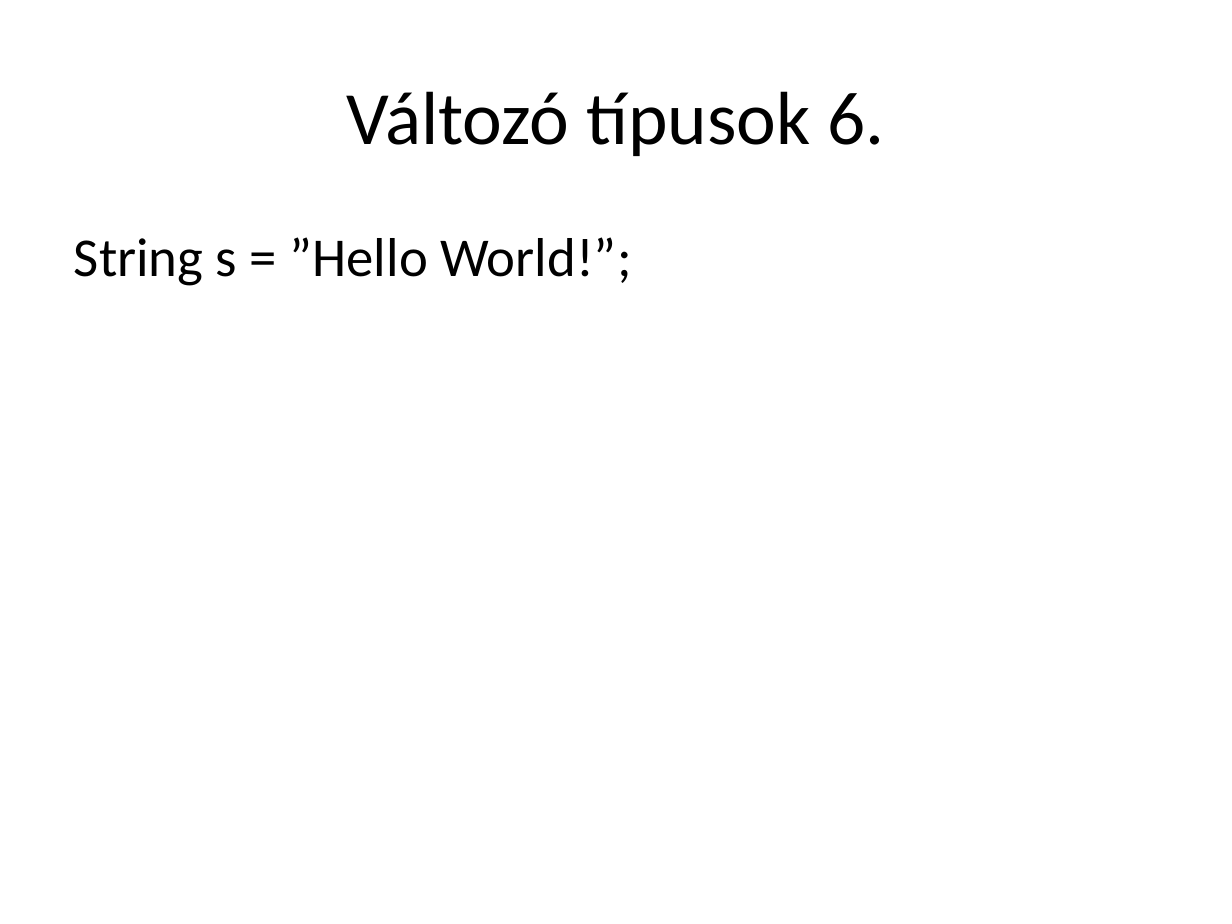
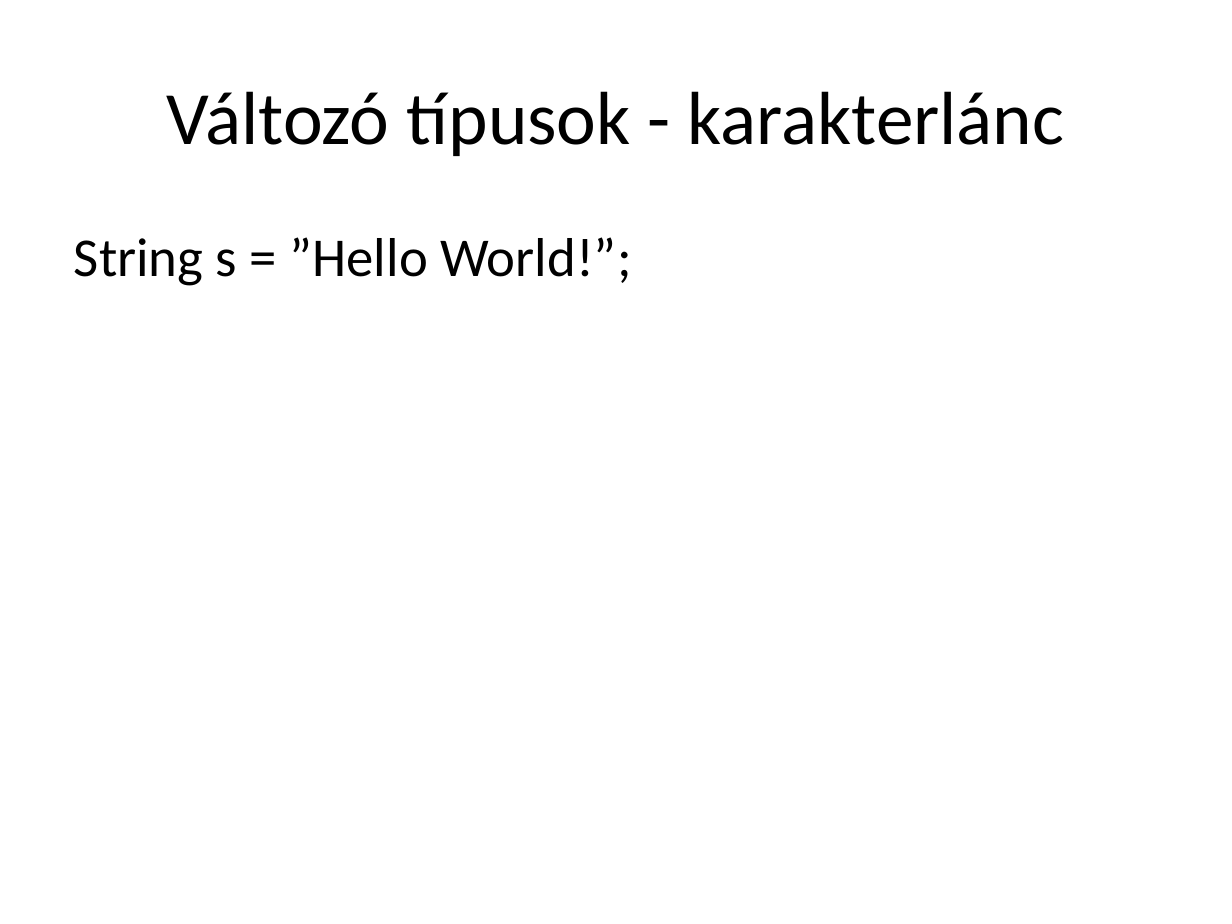
Before and after one commit to lajthabalazs/arduino, a slide deck: slide 27 of class/Arduino-cpp.pptx (slide 10 before the commit). Drawn at 1232x924 pixels with LibreOffice and Linux fonts; fonts in the diff are those of the drawing. Boxes give left, top, right and bottom in pixels: in the first picture for what was removed or moved away, otherwise in the second. Text is boxed around its words. In the diff, an @@ line names an element or a change of style, - is before the commit and + after.

```diff
--- a/class/Arduino-cpp.pptx
+++ b/class/Arduino-cpp.pptx
@@ title at (167,91,1064,156): text changed @@
-Változó típusok 6.
+Változó típusok - karakterlánc
```
Also in this commit, not shown: 11 other slides changed, 24 slides added, 1 slide removed, 1 other file.
